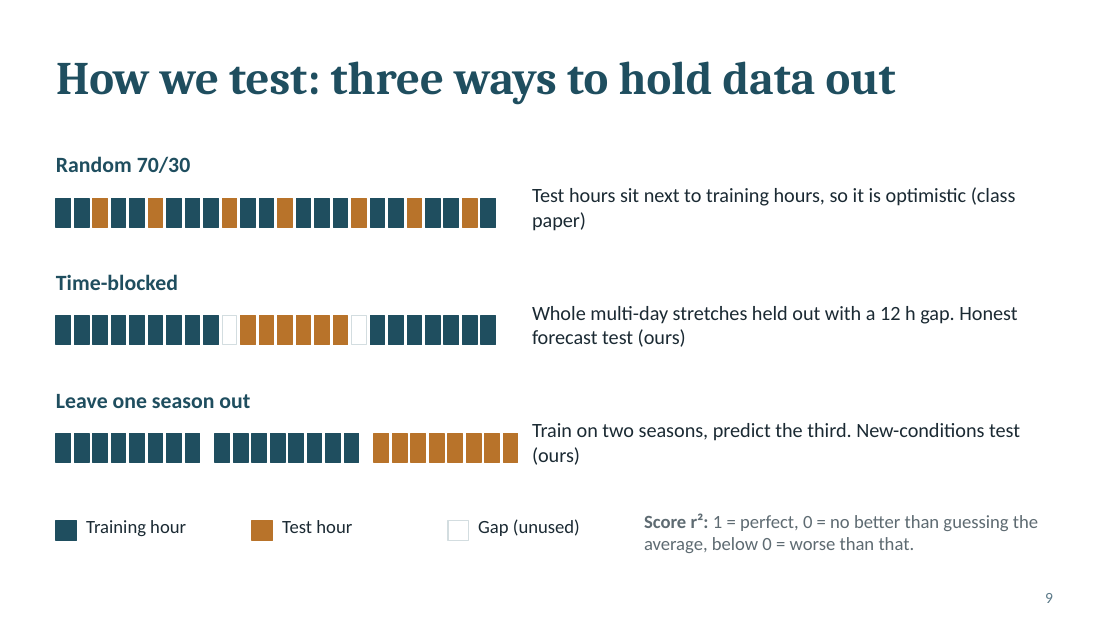
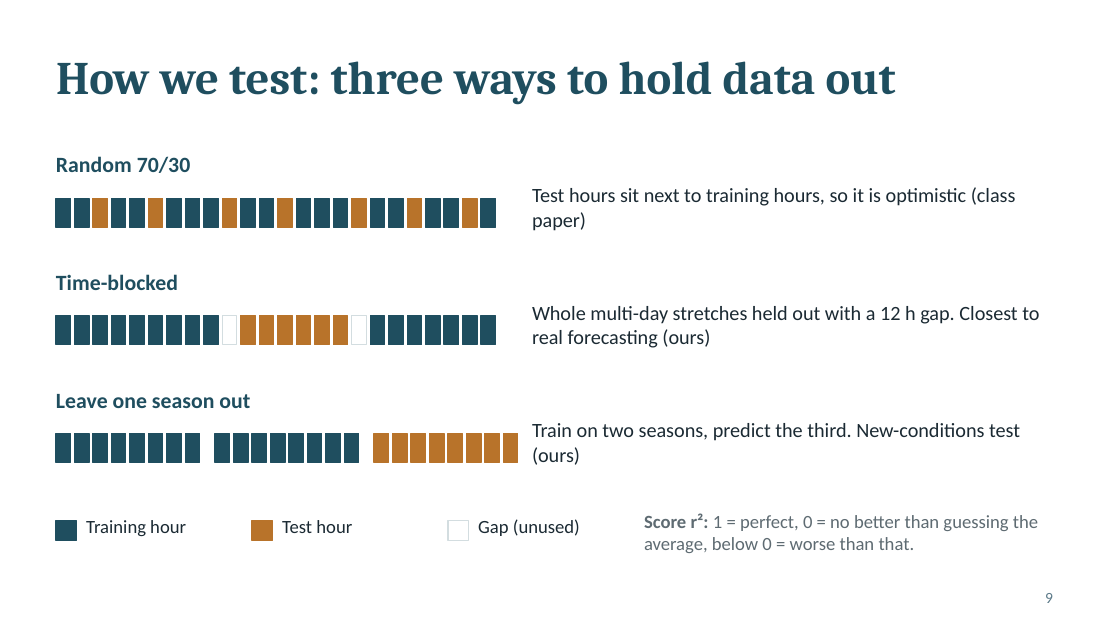
Before and after one commit to armaanyt07-jpg/floc_study, a slide deck: slide 9 of deliverables/Floc_Size_Prediction_Slides.pptx. Drawn at 1120x630 pixels with LibreOffice and Linux fonts; fonts in the diff are those of the drawing. Boxes give left, top, right and bottom in pixels: in the first picture for what was removed or moved away, otherwise in the second. Text is boxed around its words. In the diff, an @@ line names an element or a change of style, - is before the commit and + after.

```diff
--- a/deliverables/Floc_Size_Prediction_Slides.pptx
+++ b/deliverables/Floc_Size_Prediction_Slides.pptx
@@ text at (x1=532, y1=306, x2=1039, y2=348): text changed @@
-Whole multi-day stretches held out with a 12 h gap. Honest forecast test (ours)
+Whole multi-day stretches held out with a 12 h gap. Closest to real forecasting (ours)
```
Also in this commit, not shown: 7 other slides changed, 16 other files.
